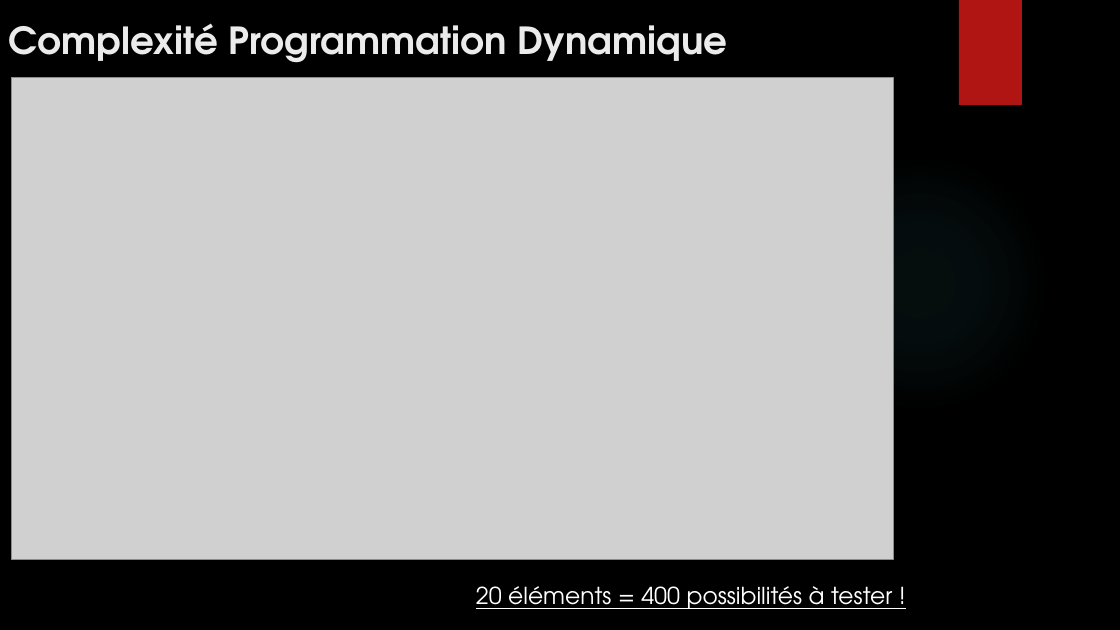
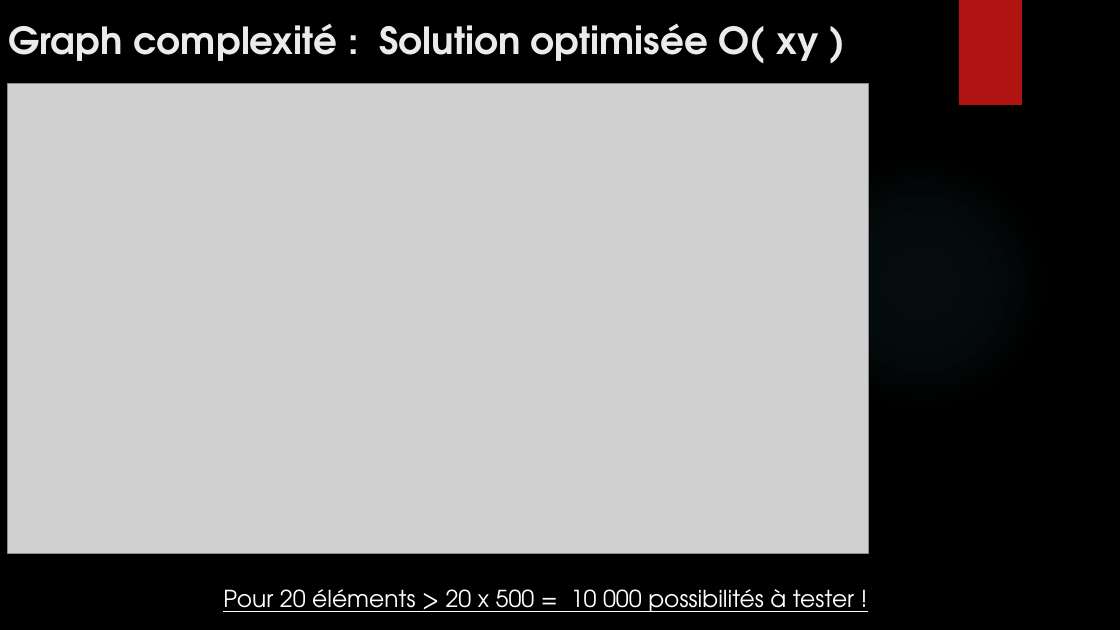
Before and after one commit to NidalChateur/OC_P7, a slide deck: slide 8 of slides/slides.pptx (slide 5 before the commit). Drawn at 1120x630 pixels with LibreOffice and Linux fonts; fonts in the diff are those of the drawing; grey boxes stand for pictures; background and template pictures are left out. Boxes give left, top, right and bottom in pixels: in the first picture for what was removed or moved away, otherwise in the second. Text is boxed around its words. In the diff, an @@ line names an element or a change of style, - is before the commit and + after.

```diff
--- a/slides/slides.pptx
+++ b/slides/slides.pptx
@@ title at [8, 23, 819, 63]: text changed @@
-Complexité Programmation Dynamique
+Graph complexité : Solution optimisée O( xy )
@@ picture: place and size @@
-picture at [12, 77, 894, 560]
+picture at [8, 84, 868, 555]
@@ text added at [223, 589, 854, 612], 20 pt, text #FFFFFF, underline @@
+Pour 20 éléments > 20 x 500 = 10 000 possibilités à tester !
@@ text removed at [476, 586, 892, 609] @@
-20 éléments = 400 possibilités à tester !
```
Also in this commit, not shown: 5 other slides changed, 2 slides added, 14 other files.
